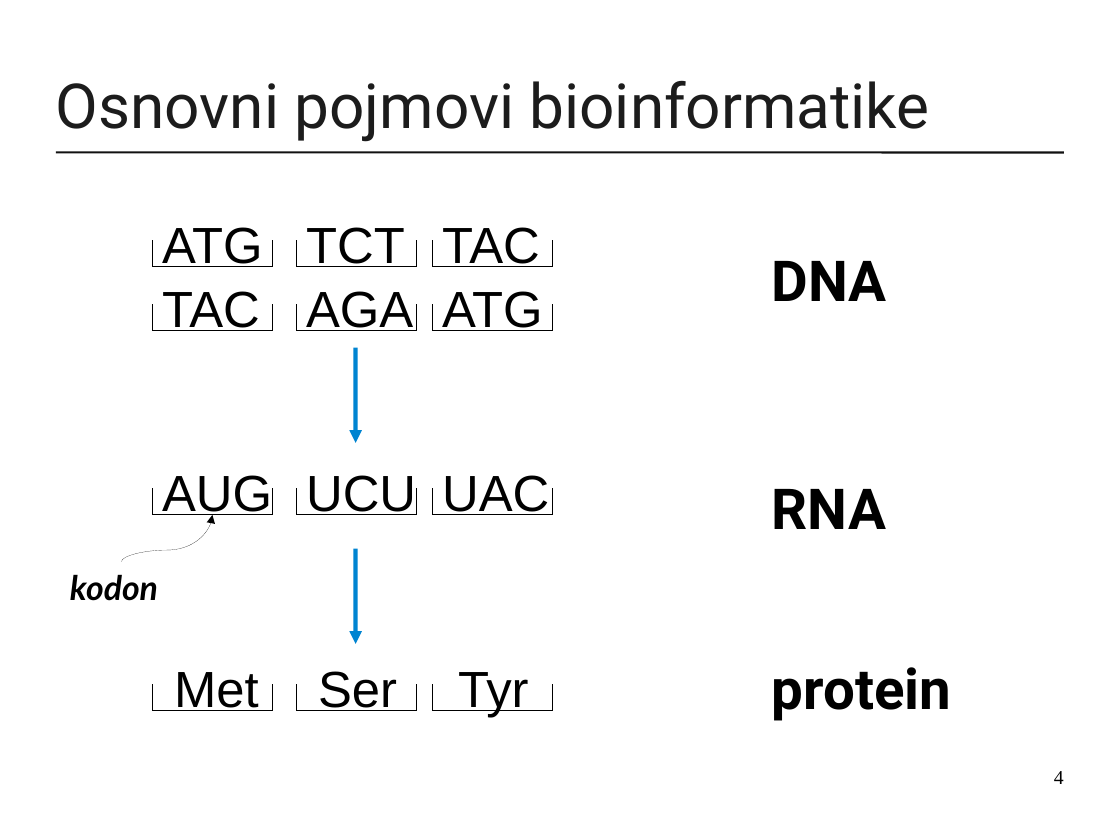
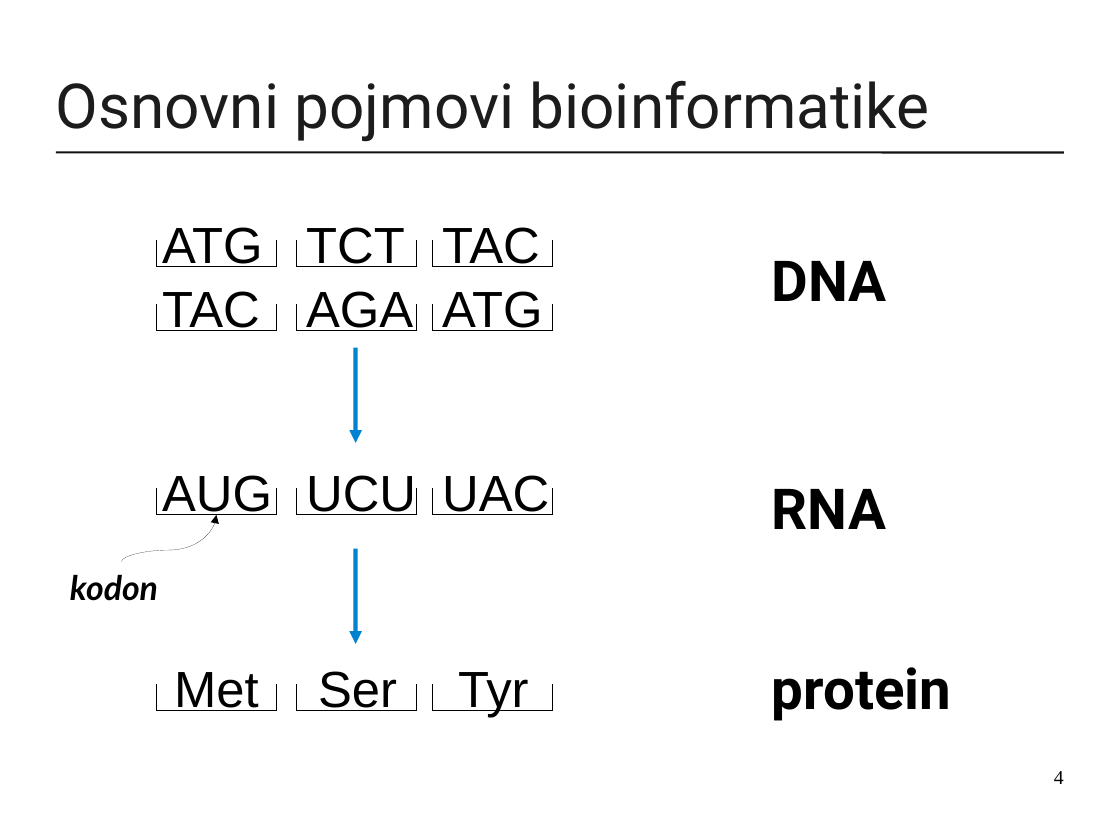
Before and after one commit to mirjamsk/DNAdrivenIFS, a slide deck: slide 4 of CD_bundle/prezentacija.odp. Drawn at 1120x840 pixels with LibreOffice and Linux fonts; fonts in the diff are those of the drawing. Boxes give left, top, right and bottom in pixels: in the first picture for what was removed or moved away, otherwise in the second. Text is boxed around its words. In the diff, an @@ line names an element or a change of style, - is before the commit and + after.

```diff
--- a/CD_bundle/prezentacija.odp
+++ b/CD_bundle/prezentacija.odp
@@ curved arrow moved from (122, 562) - (212, 515) to (122, 562) - (216, 515) @@
@@ 4 freeform shapes: place and size @@
-4 freeform shapes at <box>152,241,273,711</box>
+4 freeform shapes at <box>157,241,277,711</box>
```
Also in this commit, not shown: 2 slides added, 1 other file.
